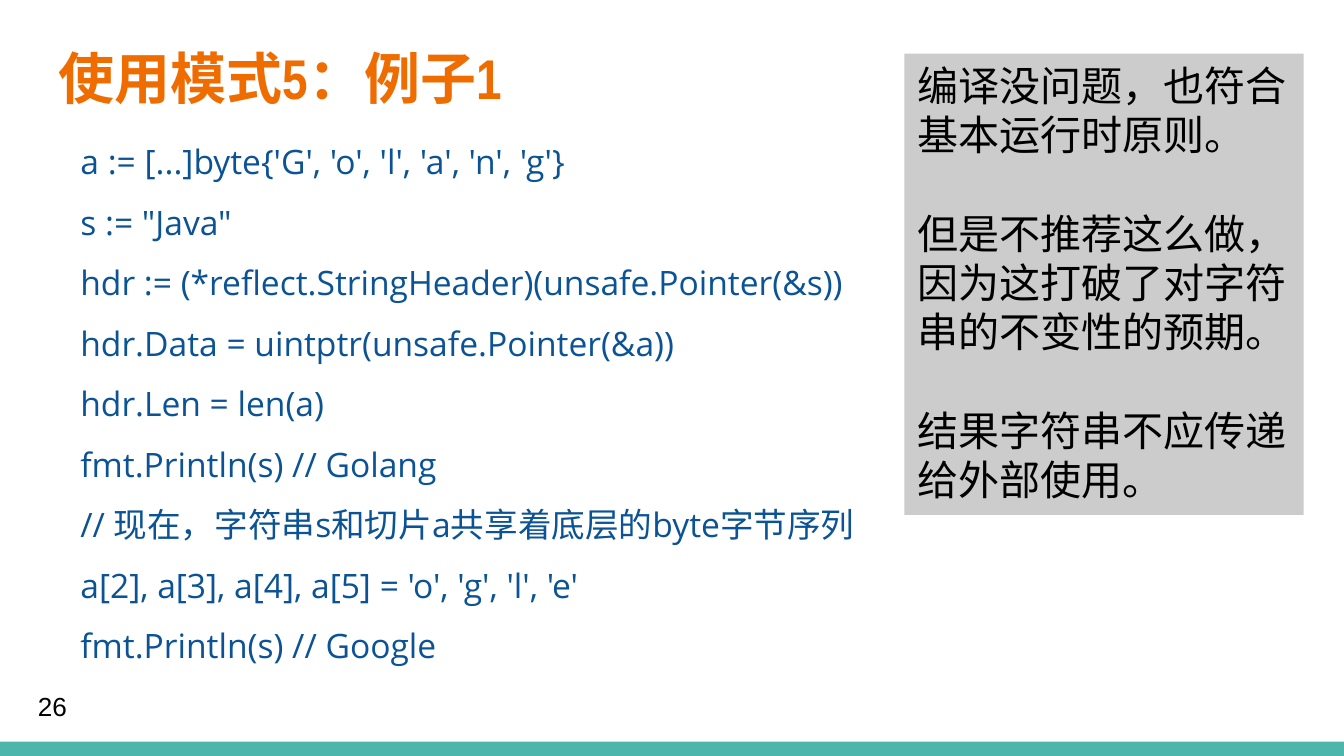
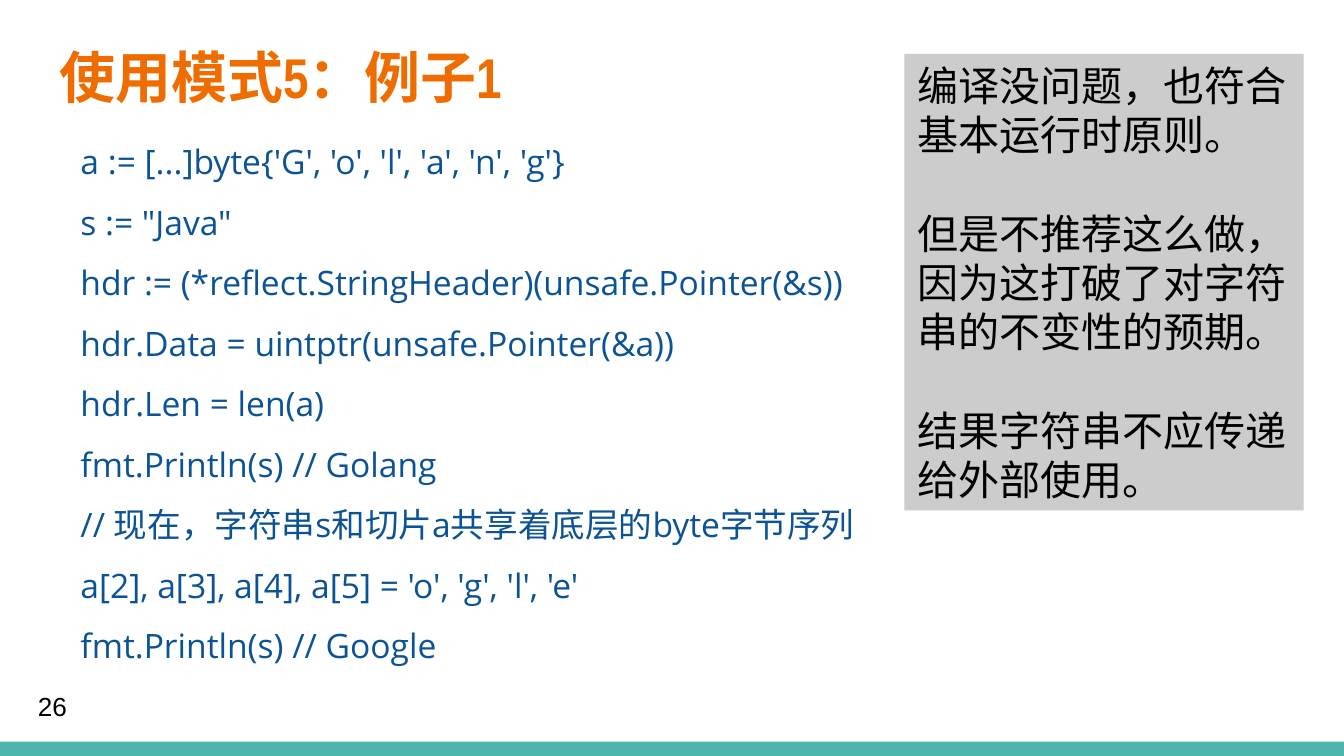
Before and after one commit to cm19940306/go-nightreading-unsafe, a slide deck: slide 26 of Go中的非类型安全指针 (Go 夜读 SIG 小组)-final.pptx. Drawn at 1344x756 pixels with LibreOffice and Linux fonts; fonts in the diff are those of the drawing; background and template pictures are left out. Boxes give left, top, right and bottom in pixels: in the first picture for what was removed or moved away, otherwise in the second. Text is boxed around its words. In the diff, an @@ line names an element or a change of style, - is before the commit and + after.

```diff
--- a/Go中的非类型安全指针 (Go 夜读 SIG 小组)-final.pptx
+++ b/Go中的非类型安全指针 (Go 夜读 SIG 小组)-final.pptx
@@ rectangle "编译没问题，也符合基本运行时原则。": place and size @@
-rectangle "编译没问题，也符合基本运行时原则。" at bbox=[905, 54, 1304, 515]
+rectangle "编译没问题，也符合基本运行时原则。" at bbox=[905, 54, 1304, 511]
```
Also in this commit, not shown: 6 other slides changed, 1 other file.
